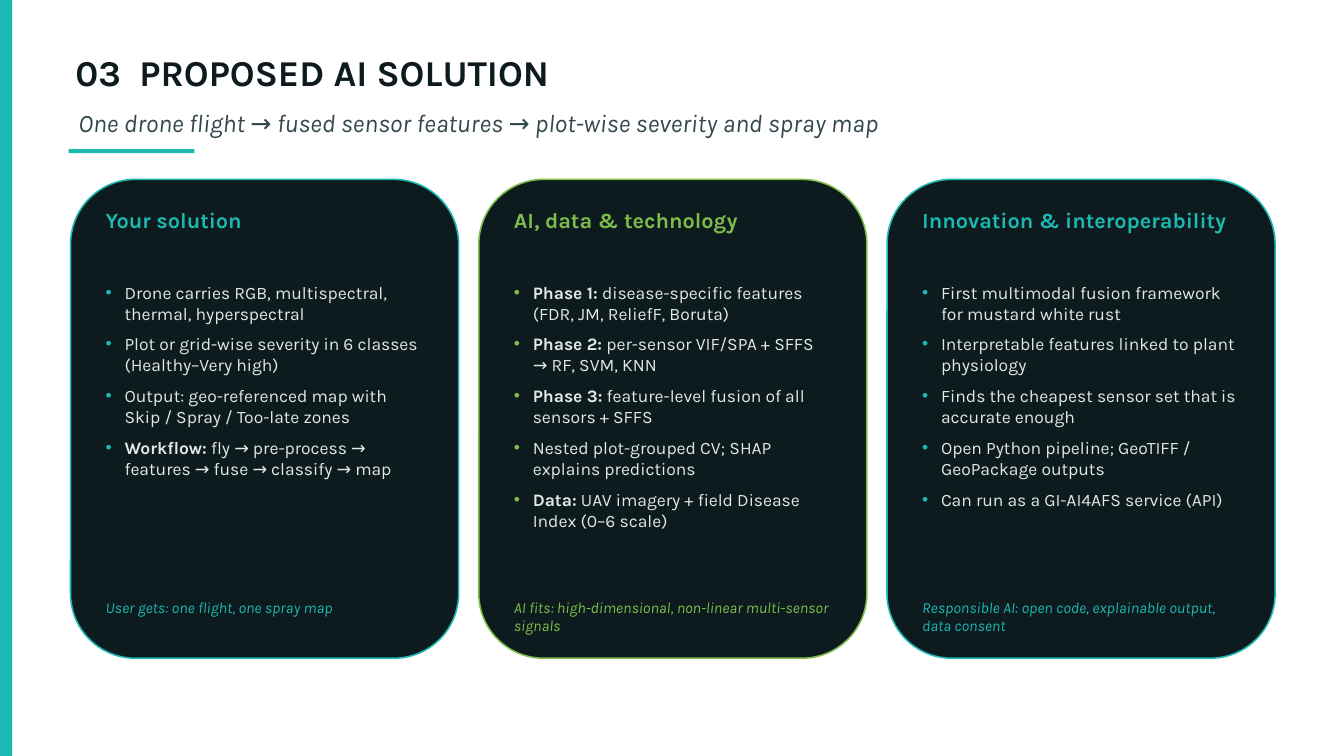
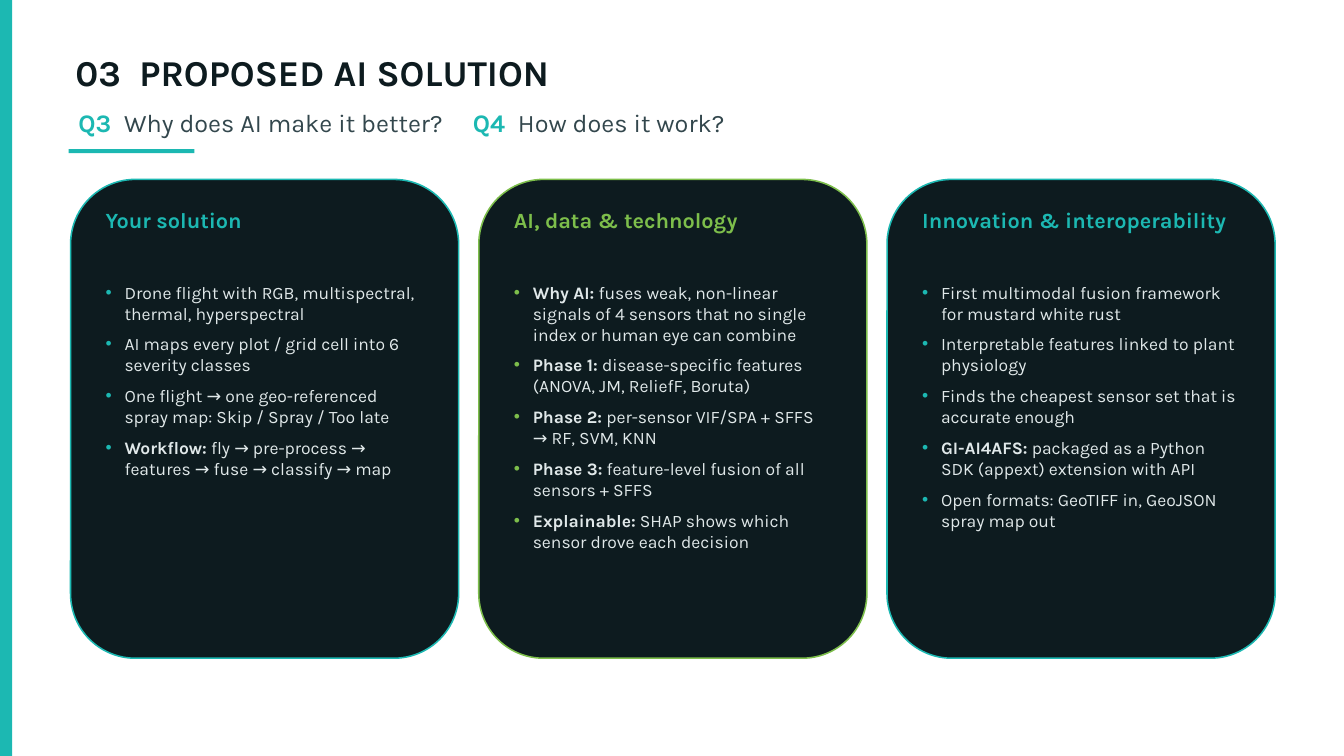
Before and after one commit to animesh270799-ctrl/meta, a slide deck: slide 3 of MuDAS-AI_Initial_Team_Pitch.pptx. Drawn at 1344x756 pixels with LibreOffice and Linux fonts; fonts in the diff are those of the drawing. Boxes give left, top, right and bottom in pixels: in the first picture for what was removed or moved away, otherwise in the second. Text is boxed around its words. In the diff, an @@ line names an element or a change of style, - is before the commit and + after.

```diff
--- a/MuDAS-AI_Initial_Team_Pitch.pptx
+++ b/MuDAS-AI_Initial_Team_Pitch.pptx
@@ text at (x1=78, y1=114, x2=724, y2=138): text changed; italic off @@
-One drone flight → fused sensor features → plot-wise severity and spray map
+Q3 Why does AI make it better? Q4 How does it work?
@@ text at (x1=125, y1=287, x2=414, y2=428): text changed @@
-• Drone carries RGB, multispectral, thermal, hyperspectral
-• Plot or grid-wise severity in 6 classes (Healthy–Very high)
-• Output: geo-referenced map with Skip / Spray / Too-late zones
+• Drone flight with RGB, multispectral, thermal, hyperspectral
+• AI maps every plot / grid cell into 6 severity classes
+• One flight → one geo-referenced spray map: Skip / Spray / Too late
@@ text at (x1=533, y1=287, x2=807, y2=394): text changed @@
-• Phase 1: disease-specific features (FDR, JM, ReliefF, Boruta)
+• Why AI: fuses weak, non-linear signals of 4 sensors that no single index or human eye can combine
+• Phase 1: disease-specific features (ANOVA, JM, ReliefF, Boruta)
@@ text at (x1=941, y1=442, x2=1217, y2=532): text changed @@
-• Open Python pipeline; GeoTIFF / GeoPackage outputs
-• Can run as a GI-AI4AFS service (API)
+• GI-AI4AFS: packaged as a Python SDK (appext) extension with API
+• Open formats: GeoTIFF in, GeoJSON spray map out
@@ text at (x1=533, y1=514, x2=789, y2=548): text changed @@
-• Nested plot-grouped CV; SHAP explains predictions
-• Data: UAV imagery + field Disease Index (0–6 scale)
+• Explainable: SHAP shows which sensor drove each decision
@@ text removed at (x1=106, y1=602, x2=333, y2=617) @@
-User gets: one flight, one spray map
@@ text removed at (x1=514, y1=602, x2=828, y2=635) @@
-AI fits: high-dimensional, non-linear multi-sensor signals
@@ text removed at (x1=922, y1=602, x2=1215, y2=631) @@
-Responsible AI: open code, explainable output, data consent
```
Also in this commit, not shown: 4 other slides changed.
